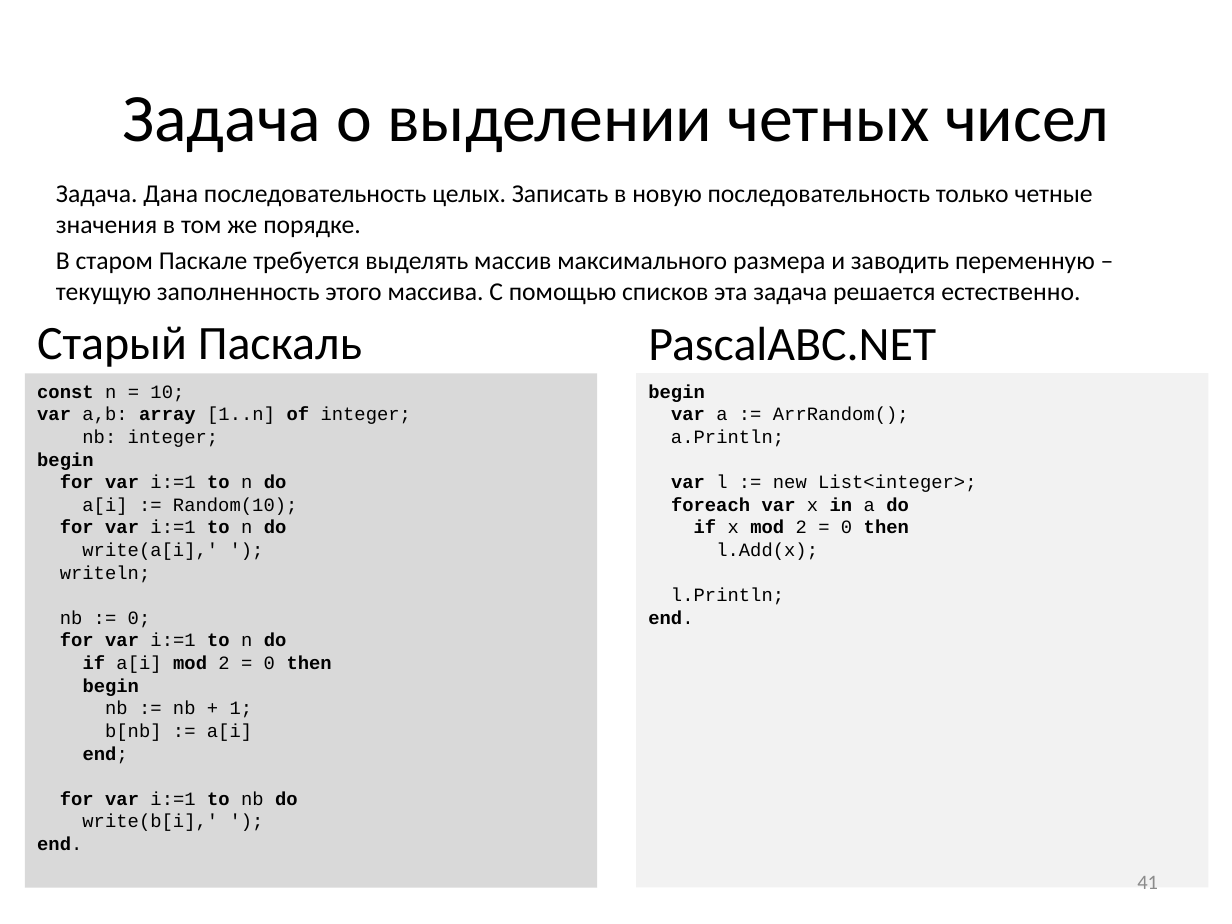
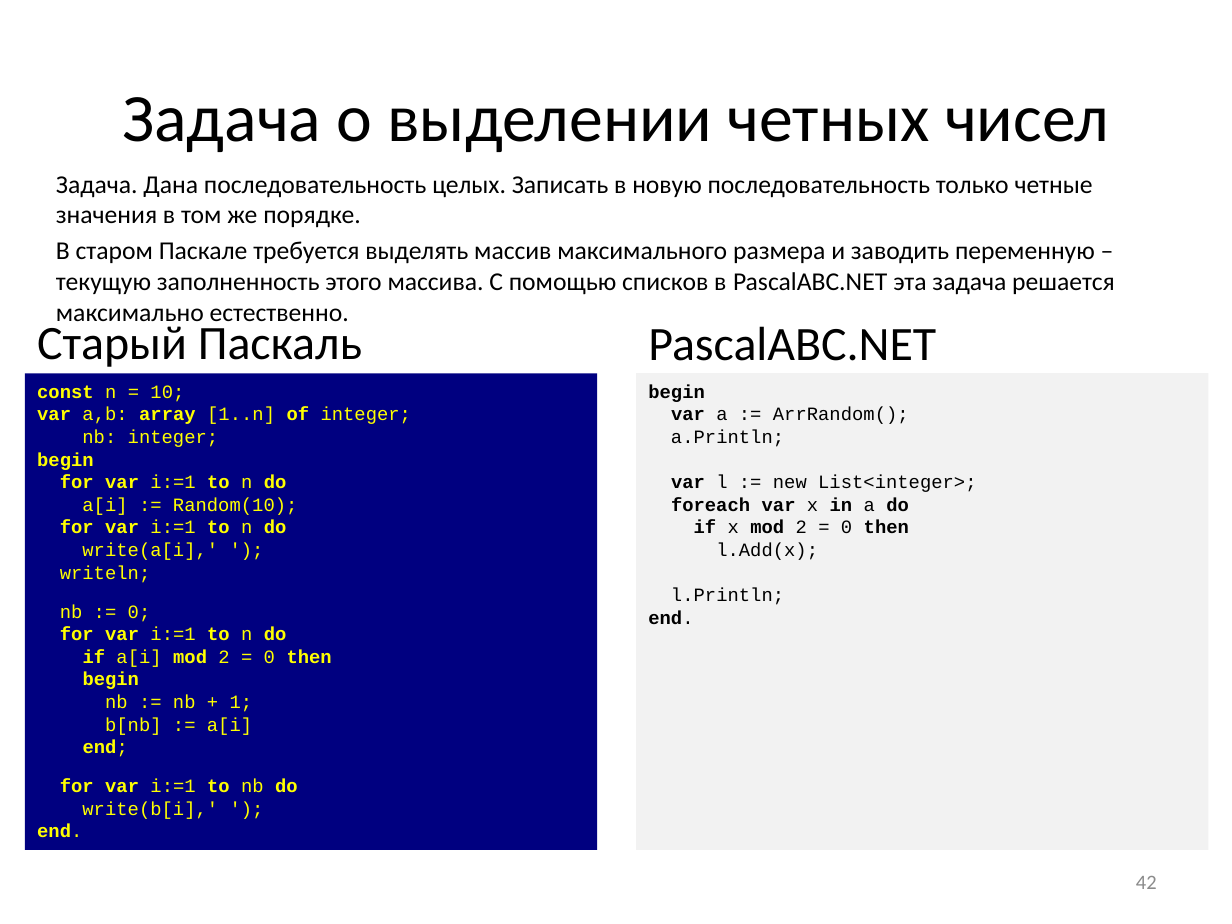
Before and after one commit to pascalabcnet/pascalabcnet, a slide deck: slide 42 of _Presentations/2015 New Features/PascalABC.NET 2015.pptx (slide 41 before the commit). Drawn at 1232x924 pixels with LibreOffice and Linux fonts; fonts in the diff are those of the drawing. Boxes give left, top, right and bottom in pixels: in the first picture for what was removed or moved away, otherwise in the second. Text is boxed around its words. In the diff, an @@ line names an element or a change of style, - is before the commit and + after.

```diff
--- a/_Presentations/2015 New Features/PascalABC.NET 2015.pptx
+++ b/_Presentations/2015 New Features/PascalABC.NET 2015.pptx
@@ text "Задача. Дана последовательность целых. Записать ...": place and size @@
-text "Задача. Дана последовательность целых. Записать ..." at <box>56,185,1095,305</box>
+text "Задача. Дана последовательность целых. Записать ..." at <box>56,176,1115,295</box>
@@ text at <box>56,241,1115,295</box>: text changed @@
-В старом Паскале требуется выделять массив максимального размера и заводить переменную – текущую заполненность этого массива. С помощью списков эта задача решается естественно.
+В старом Паскале требуется выделять массив максимального размера и заводить переменную – текущую заполненность этого массива. С помощью списков в PascalABC.NET эта задача решается максимально естественно.
@@ rectangle "const n = 10;": place and size @@
-rectangle "const n = 10;" at <box>25,373,598,887</box>
+rectangle "const n = 10;" at <box>25,373,598,850</box>
@@ rectangle "const n = 10;" at <box>25,373,598,850</box>: text colour #000000 to #FFFF00; fill #D9D9D9 to #000080 @@
@@ rectangle "begin": place and size @@
-rectangle "begin" at <box>636,373,1209,887</box>
+rectangle "begin" at <box>636,373,1209,850</box>
@@ page number at <box>1136,876,1157,889</box>: text changed @@
-41
+42
```
Also in this commit, not shown: 40 other slides changed, 1 slide added, 11 other files.
